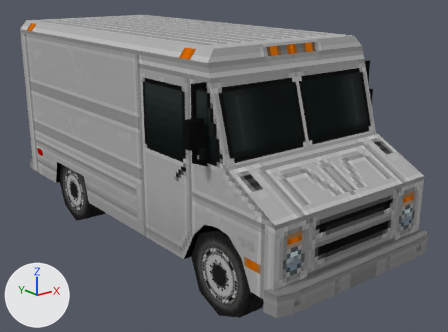
An edit to the Blender file Assets/Models/PSX_Style_Cars_by_GGBot_(August2023)/Car 08/Car8.blend, drawn before and after from the same camera.
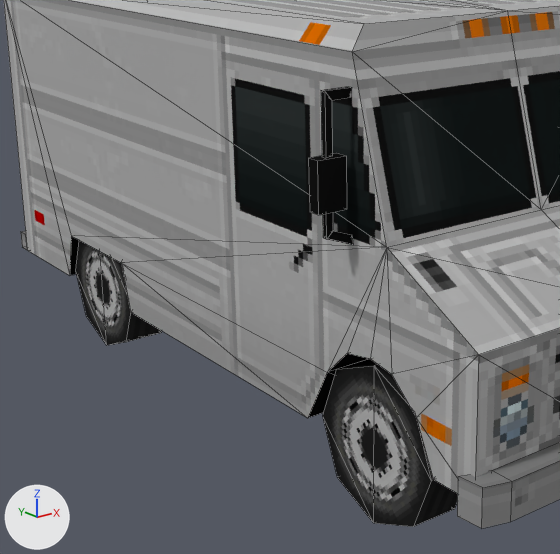
Each version appears first whole from a 50 mm camera at (-5.45, -7.29, 4.01) aimed at (0.3, -0.1, 1.13), and next in a close-up on the part from 4% to 71% of the width and 11% to 100% of the height. Arrows for +X, +Y and +Z are at lower left; the lights stay in place. The older version's two pictures come first. The close-ups show mesh edges as thin lines.

In view in the first close-up: 'Car8'.
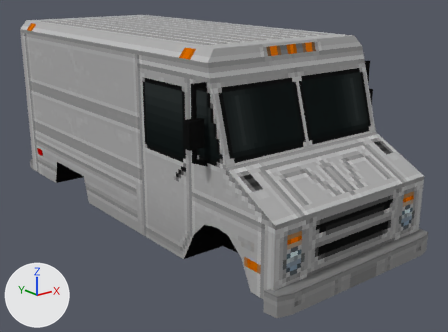
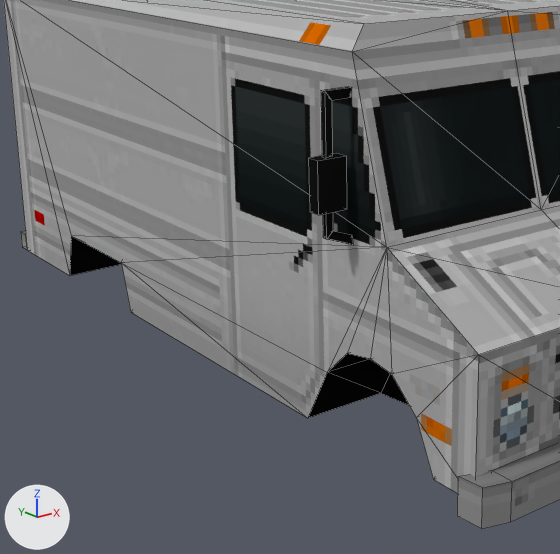
Where the change shows, as pixel boxes (x1, y1, x2, y2) in the close-ups (560 x 554 px):
part 1 of me_car8, deleted
    before: (323, 359, 458, 527)
part 2 of me_car8, deleted
    before: (76, 240, 162, 346)

The change, as a diff of the scene's bpy script:
```diff
--- a/Assets/Models/PSX_Style_Cars_by_GGBot_(August2023)/Car 08/Car8.blend.py
+++ b/Assets/Models/PSX_Style_Cars_by_GGBot_(August2023)/Car 08/Car8.blend.py
@@ me_car8 @@
 # used by ob_car8; location = (0.0, 0.0, 0.0); rotation_euler = (1.571, 0.0, 0.0), in degrees (90, 0, 0)
-me_car8.from_pydata(...)  # 219 vertices, 245 faces; spans x -1.58..1.58, y -0.04..3.2, z -3.77..3.12
+me_car8.from_pydata(...)  # 155 vertices, 181 faces; spans x -1.58..1.58, y 0.48..3.2, z -3.77..3.12
+# me_car8 part 1: the loose piece of 16 vertices spanning x -1.27..-0.92, y -0.04..1.09, z 1.4..2.53 is deleted
+# me_car8 part 2: the loose piece of 16 vertices spanning x -1.27..-0.92, y -0.04..1.09, z -2.53..-1.4 is deleted
+# other edits to the shape of me_car8 do not show in these pictures
 me_car8.materials.append(mat_car8_mat)
```
